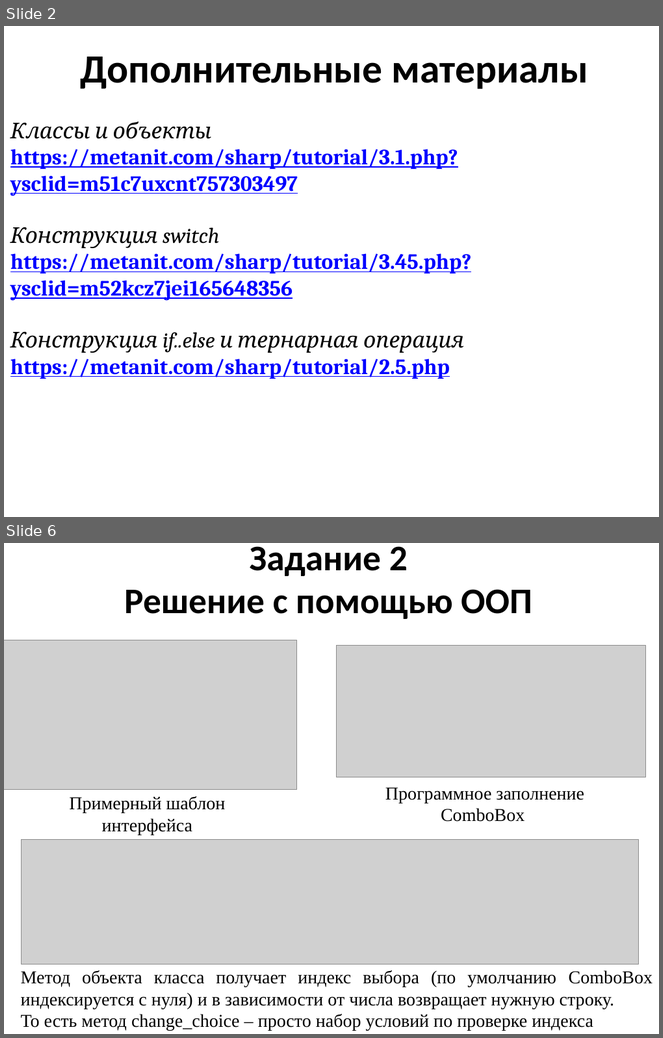
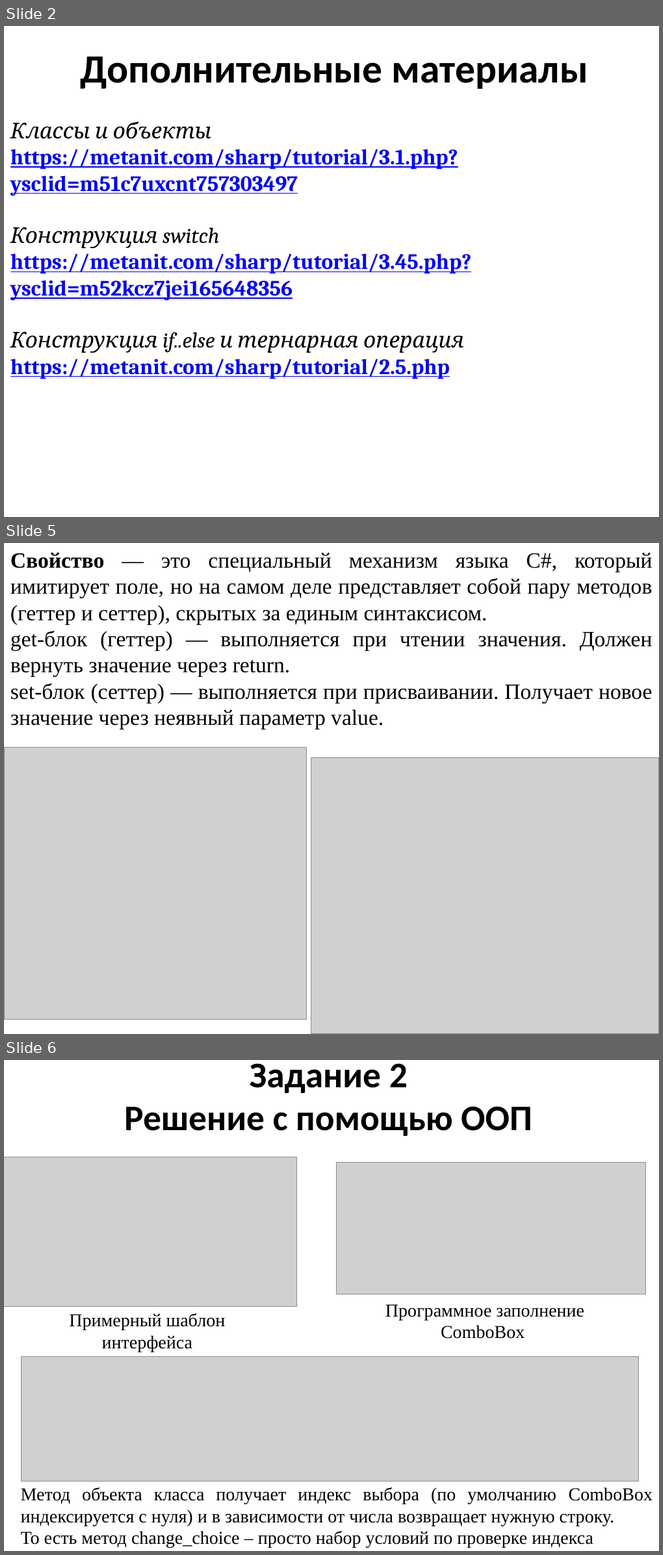
Before and after one commit to mbdatateach/site, a slide deck: sharp/3 Условные алгоритмы.pptx. Shown one above the other, each under a label of ours: slides 2 and 6 before the commit, slides 2, 5 and 6 after it; the slides between them are not shown. The pictures are 663x1038 and 663x1555 pixels, drawn with LibreOffice and Linux fonts; fonts in the diff are those of the drawing; grey boxes stand for pictures. Boxes give left, top, right and bottom in pixels: in the first picture for what was removed or moved away, otherwise in the second. Text is boxed around its words. In the diff, an @@ line names an element or a change of style, - is before the commit and + after.

```diff
--- a/sharp/3 Условные алгоритмы.pptx
+++ b/sharp/3 Условные алгоритмы.pptx
@@ slide 5 added at box(4, 543, 659, 1034), background #FFFFFF @@
@@ text added at box(10, 553, 653, 730), 24 pt, text #000000 @@
+Свойство — это специальный механизм языка C#, который имитирует поле, но на самом деле представляет собой пару методов (геттер и сеттер), скрытых за единым синтаксисом.
+get‑блок (геттер) — выполняется при чтении значения. Должен вернуть значение через return.
+set‑блок (сеттер) — выполняется при присваивании. Получает новое значение через неявный параметр value.
@@ picture added at box(4, 747, 306, 1020) @@
@@ picture added at box(311, 758, 659, 1034) @@
```
Also in this commit, not shown: 3 slides changed, 1 slide removed, 6 other files.
